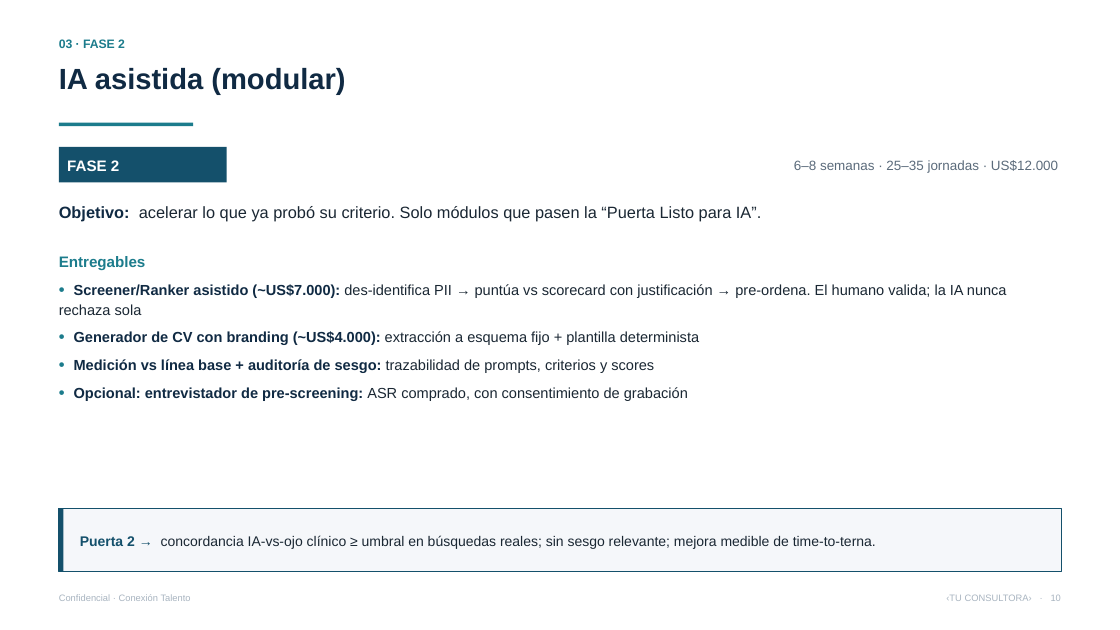
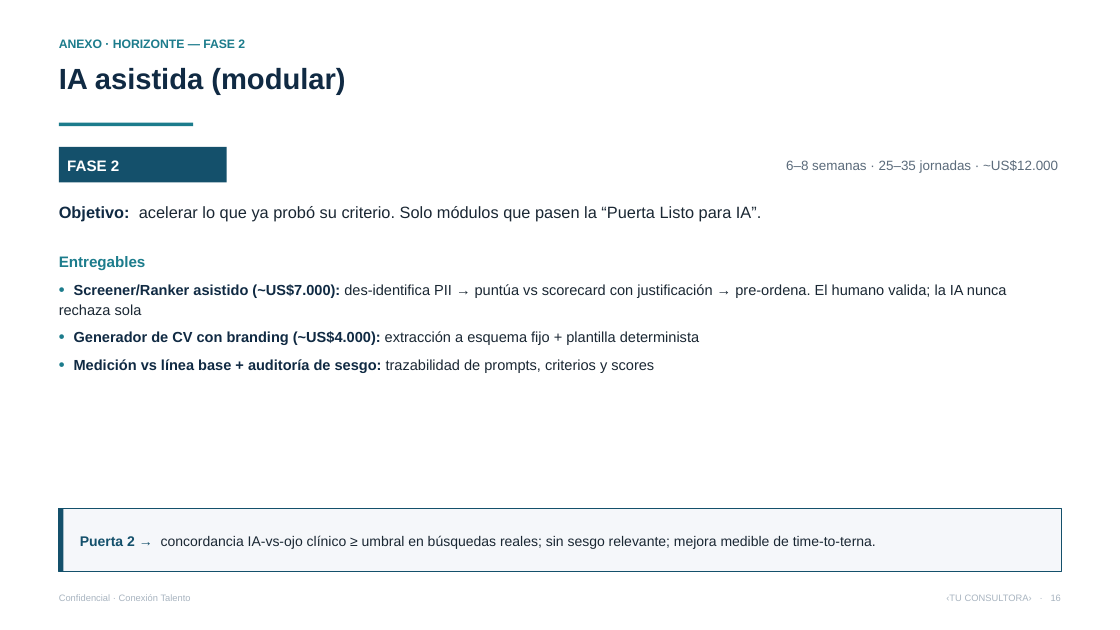
Before and after one commit to vverlaine/conexion-talento-ia, a slide deck: slide 16 of 04-propuesta/Presentacion-Conexion-Talento.pptx (slide 10 before the commit). Drawn at 1120x630 pixels with LibreOffice and Linux fonts; fonts in the diff are those of the drawing. Boxes give left, top, right and bottom in pixels: in the first picture for what was removed or moved away, otherwise in the second. Text is boxed around its words. In the diff, an @@ line names an element or a change of style, - is before the commit and + after.

```diff
--- a/04-propuesta/Presentacion-Conexion-Talento.pptx
+++ b/04-propuesta/Presentacion-Conexion-Talento.pptx
@@ text at (59,39,245,48): text changed @@
-03 · FASE 2
+ANEXO · HORIZONTE — FASE 2
@@ text at (786,160,1058,173): text changed @@
-6–8 semanas · 25–35 jornadas · US$12.000
+6–8 semanas · 25–35 jornadas · ~US$12.000
@@ text at (74,387,688,401): paragraph removed @@
-• Opcional: entrevistador de pre-screening: ASR comprado, con consentimiento de grabación
```
Also in this commit, not shown: 10 other slides changed, 6 slides added, 4 slides removed, 8 other files.
